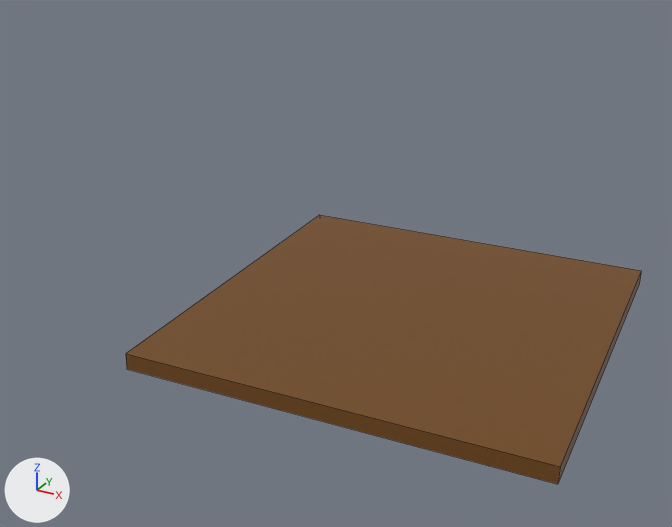
Before and after pictures for a commit that changed the FBX model Tisch.fbx.
Both versions are drawn from a 50 mm lens placed at (5.08, -11.51, 8.63), pointed at (-1.19, -0.12, 2.93). Every picture has the same lights, and +X, +Y and +Z are marked at lower left. Mesh edges are drawn as thin lines.
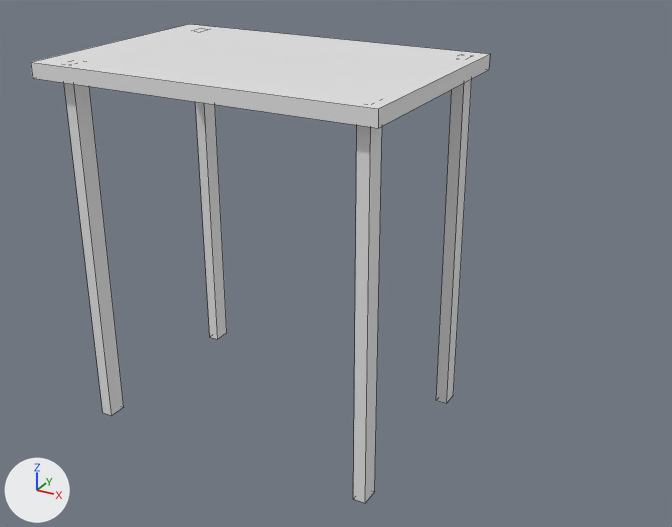
Diff of the bpy script that builds the scene:
```diff
--- a/Tisch.fbx.py
+++ b/Tisch.fbx.py
@@ mat_material_008 @@
+mat_material_008 = principled_material('Material.008')
+mat_material_008.base_color = (0.8, 0.8, 0.8)  # white #e7e7e7
@@ me_cube_001 @@
 me_cube_001.from_pydata(...)  # 8 vertices, 6 faces; spans x -1.0..1.0, y -1.0..1.0, z -1.0..1.0
-me_cube_001.materials.append(mat_material_001)  # brown #724816
@@ me_cube_012 @@
+me_cube_012.from_pydata(...)  # a box spanning x -1.0..1.0, y -1.0..1.0, z -1.0..1.0
+me_cube_012.materials.append(mat_material_008)  # white #e7e7e7
@@ ob_cube @@
 ob_cube = bpy.data.objects.new('Cube', me_cube_001)
-ob_cube.location = (0.0, -0.03, 2.3)
-ob_cube.rotation_euler = (3.133, 0.00641, 0.0659)  # degrees (180, 0.4, 3.8)
-ob_cube.scale = (2.93, 2.99, 0.12)
+ob_cube.location = (0.04, 1.55, 2.95)
+ob_cube.rotation_euler = (0.0, 3.142, 0.0)  # degrees (0, 180, 0)
+ob_cube.scale = (-0.0958, -0.152, -2.93)
@@ ob_cube_009 @@
+ob_cube_009 = bpy.data.objects.new('Cube.009', me_cube_001.copy())  # the mesh of ob_cube
+ob_cube_009.location = (-4.73, 1.55, 2.95)
+ob_cube_009.rotation_euler = (0.0, 3.142, 0.0)  # degrees (0, 180, 0)
+ob_cube_009.scale = (-0.0958, -0.152, -2.93)
@@ ob_cube_011 @@
+ob_cube_011 = bpy.data.objects.new('Cube.011', me_cube_012)
+ob_cube_011.location = (-2.44, 0.0, 5.78)
+ob_cube_011.rotation_euler = (0.0, 0.0, 3.142)  # degrees (0, 0, 180)
+ob_cube_011.scale = (-2.78, -1.87, -0.116)
@@ ob_cube_008 @@
+ob_cube_008 = bpy.data.objects.new('Cube.008', me_cube_001.copy())  # the mesh of ob_cube
+ob_cube_008.location = (0.05, -1.51, 2.95)
+ob_cube_008.rotation_euler = (0.0, 3.142, 0.0)  # degrees (0, 180, 0)
+ob_cube_008.scale = (-0.0958, -0.152, -2.93)
@@ ob_cube_010 @@
+ob_cube_010 = bpy.data.objects.new('Cube.010', me_cube_001.copy())  # the mesh of ob_cube
+ob_cube_010.location = (-4.73, -1.51, 2.95)
+ob_cube_010.rotation_euler = (0.0, 3.142, 0.0)  # degrees (0, 180, 0)
+ob_cube_010.scale = (-0.0958, -0.152, -2.93)
```

What differs and where, as boxes [x1, y1, x2, y2] in the pictures (672 x 527 px):
'Cube', recoloured, moved, turned, rescaled: before [126, 215, 641, 484]; after [436, 79, 472, 403]
'Cube.011', added: after [31, 24, 490, 128]
'Cube.008', added: after [353, 125, 382, 503]
'Cube.010', added: after [64, 83, 124, 416]
'Cube.009', added: after [196, 102, 227, 339]
